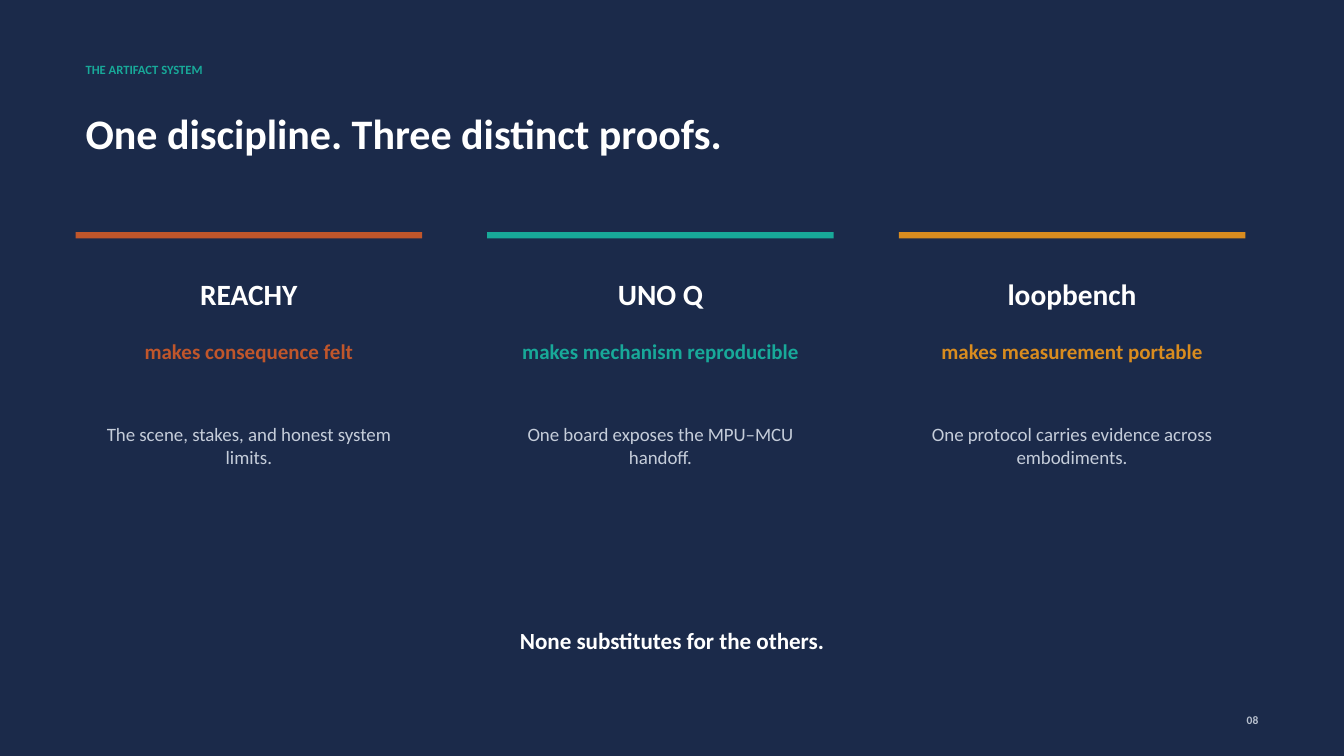
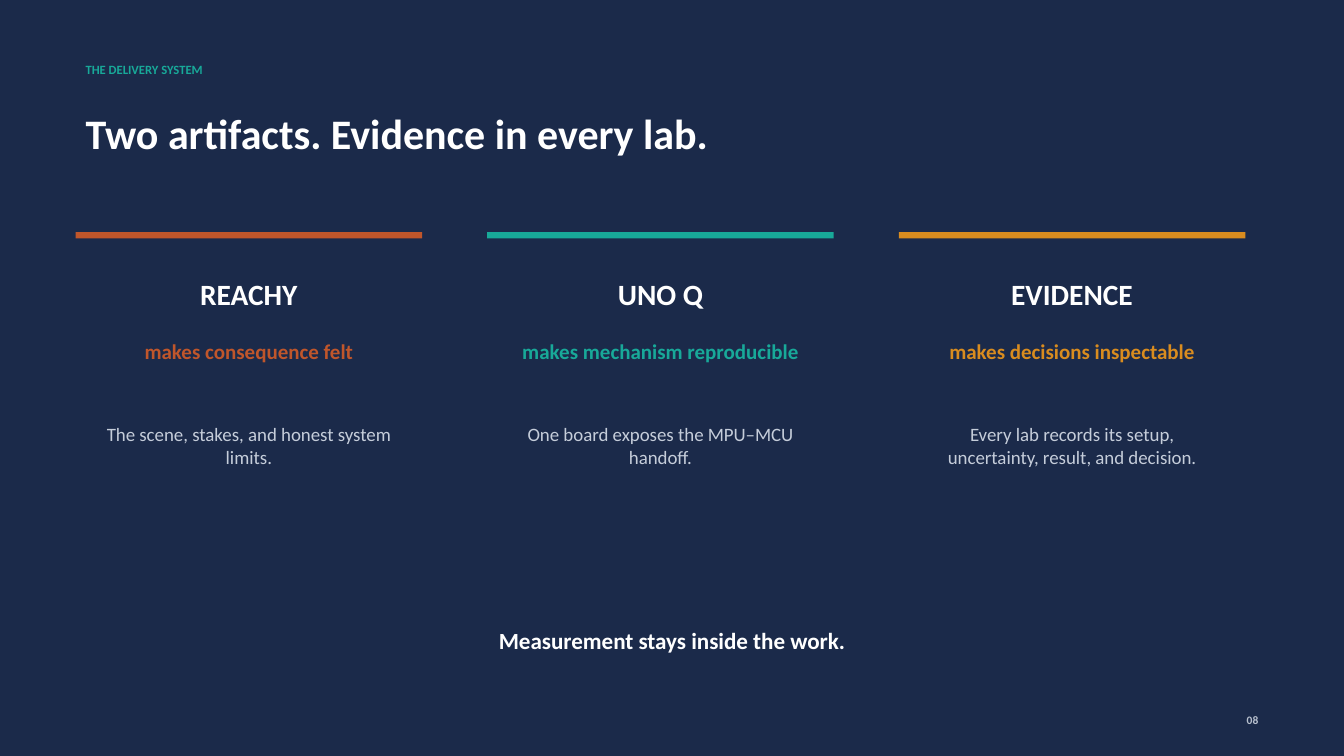
Before and after one commit to harvard-edge/physical-ai, a slide deck: slide 8 of outputs/arduino-qualcomm-physical-ai-engineering-pitch.pptx. Drawn at 1344x756 pixels with LibreOffice and Linux fonts; fonts in the diff are those of the drawing. Boxes give left, top, right and bottom in pixels: in the first picture for what was removed or moved away, otherwise in the second. Text is boxed around its words. In the diff, an @@ line names an element or a change of style, - is before the commit and + after.

Commit message:
Embed measurement in the Physical AI curriculum

```diff
--- a/outputs/arduino-qualcomm-physical-ai-engineering-pitch.pptx
+++ b/outputs/arduino-qualcomm-physical-ai-engineering-pitch.pptx
@@ text at [86, 66, 202, 74]: text changed @@
-THE ARTIFACT SYSTEM
+THE DELIVERY SYSTEM
@@ text at [86, 119, 708, 156]: text changed @@
-One discipline. Three distinct proofs.
+Two artifacts. Evidence in every lab.
@@ text at [1011, 285, 1133, 305]: text changed @@
-loopbench
+EVIDENCE
@@ text at [949, 344, 1195, 363]: text changed @@
-makes measurement portable
+makes decisions inspectable
@@ text at [948, 428, 1196, 467]: text changed @@
-One protocol carries evidence across embodiments.
+Every lab records its setup, uncertainty, result, and decision.
@@ text at [499, 632, 845, 653]: text changed @@
-None substitutes for the others.
+Measurement stays inside the work.
```
Also in this commit, not shown: 3 other slides changed, 3 other files.
